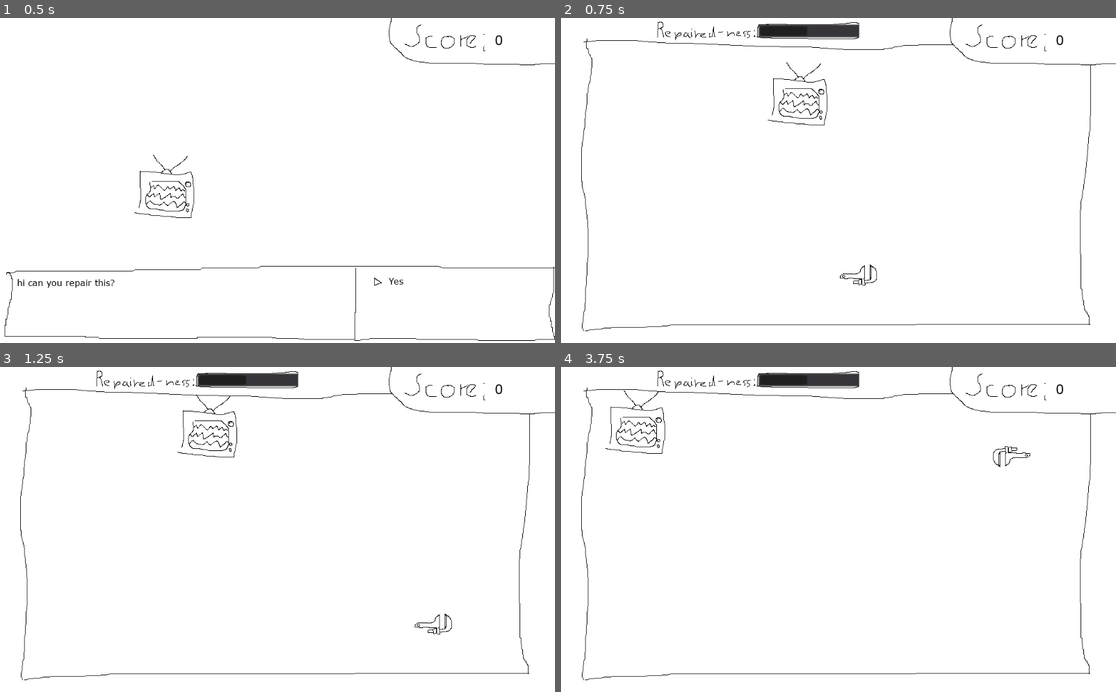
Above: before the commit, frames 1-4 (two rows, left to right).
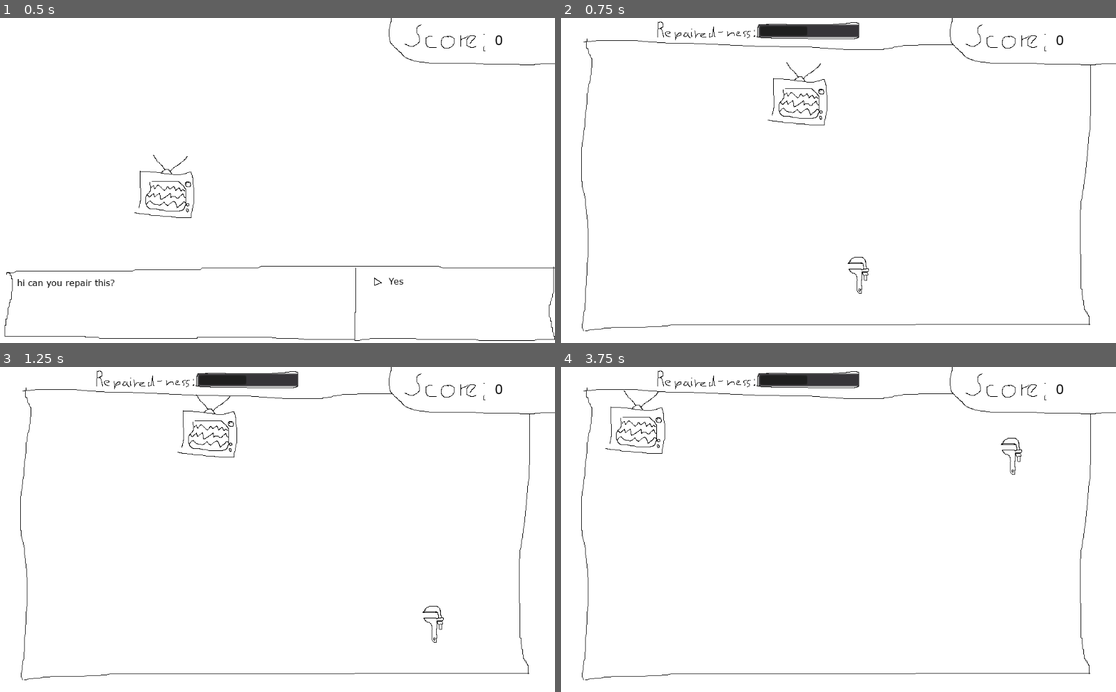
Above: after the commit, the same moments.

Repository: montinevra/repair_anything
Game: Godot game, scene res://scenes/Main.tscn
Same seed, same stepped clock (60 frames per second), same inputs: the game is played once before the commit and once after it.
Inputs:
- Up to frame 1 (0.5 s): no input
- Up to frame 2 (0.75 s): tap Enter (ui_accept) at 0.5 s; hold Right (move_right) from 0.53 s (still down); hold Alt (strafe, bound only after the commit) from 0.53 s (still down)
- Up to frame 3 (1.25 s): keep holding Right (move_right); keep holding Alt (strafe, bound only after the commit); tap Enter (ui_accept) at 0.77, 0.8, 1.07 s
- Up to frame 4 (3.75 s): release Right (move_right) at 1.28 s; release Alt (strafe, bound only after the commit) at 1.28 s; hold Down (move_down) 1.28-2.03 s; tap Enter (ui_accept) at 1.35, 1.52, 1.82, 2.3, 3.02, 3.32 s; tap Alt (strafe, bound only after the commit) at 1.55, 2.85 s; hold Right (move_right) 2.03-2.78 s; tap Space (shoot) at 2.1 s; hold Up (move_up) 2.78-3.53 s; hold Left (move_left) from 3.53 s (still down); hold Alt (strafe, bound only after the commit) from 3.53 s (still down)

Frame 1 is identical in both runs. In frame 2, 0.2% of the frame differs, in the area x 50-58%, y 73-85%; in frame 3, 0.2%; in frame 4, 0.2%, in the area x 77-85%, y 21-34%.

Commit message:
add strafing

Diff:
--- a/project.godot
+++ b/project.godot
@@ -56,6 +56,13 @@
 , Object(InputEventKey,"resource_local_to_scene":false,"resource_name":"","device":0,"alt":false,"shift":false,"control":false,"meta":false,"command":false,"pressed":false,"scancode":90,"unicode":0,"echo":false,"script":null)
  ]
 }
+strafe={
+"deadzone": 0.5,
+"events": [ Object(InputEventKey,"resource_local_to_scene":false,"resource_name":"","device":0,"alt":false,"shift":false,"control":false,"meta":false,"command":false,"pressed":false,"scancode":16777240,"unicode":0,"echo":false,"script":null)
+, Object(InputEventJoypadButton,"resource_local_to_scene":false,"resource_name":"","device":0,"button_index":5,"pressure":0.0,"pressed":false,"script":null)
+, Object(InputEventJoypadButton,"resource_local_to_scene":false,"resource_name":"","device":0,"button_index":4,"pressure":0.0,"pressed":false,"script":null)
+ ]
+}
 
 [layer_names]
 
--- a/scenes/StoreBack.tscn
+++ b/scenes/StoreBack.tscn
@@ -9,6 +9,8 @@
 [ext_resource path="res://fonts/verdana.ttf" type="DynamicFontData" id=7]
 [ext_resource path="res://graphics/DialogPopup.png" type="Texture" id=8]
 [ext_resource path="res://scripts/StoreBack.gd" type="Script" id=9]
+[ext_resource path="res://scripts/Continue.gd" type="Script" id=10]
+
 
 [sub_resource type="CanvasItemMaterial" id=1]
 
@@ -84,6 +86,7 @@
 
 [node name="Continue" type="Node2D" parent="UI/DialogPopup"]
 position = Vector2( 28, 58 )
+script = ExtResource( 10 )
 
 [node name="Graphic" type="Sprite" parent="UI/DialogPopup/Continue"]
 texture = ExtResource( 5 )
--- /dev/null
+++ b/scripts/Continue.gd
@@ -0,0 +1,8 @@
+extends Node2D
+
+signal sig_pressed_continue
+
+
+func _input(event):
+	if Input.is_action_just_pressed("ui_accept"):
+		emit_signal("sig_pressed_continue")
--- a/scripts/Player.gd
+++ b/scripts/Player.gd
@@ -24,7 +24,7 @@
 	if m_state == REPAIRING:
 		var velocity = M_SPEED * _get_direction()
 
-		if velocity.length() > 0:
+		if not Input.is_action_pressed("strafe") and velocity.length() > 0:
 			rotation = velocity.angle() + TAU/4
 		move_and_slide(velocity)
 		if m_reloading > 0:
--- a/scripts/StoreBack.gd
+++ b/scripts/StoreBack.gd
@@ -24,8 +24,8 @@
 	m_enemy.connect("sig_fixed", self, "_fixed")
 	m_enemy.connect("sig_borked", self, "_borked")
 	m_ui.remove_child(m_dialog)
-	m_dialog_continue.hide()
-
+	m_dialog.remove_child(m_dialog_continue)
+	m_dialog_continue.connect("sig_pressed_continue", self, "go_front")
 
 func _enter_tree():
 	m_state = REPAIRING
@@ -37,9 +37,9 @@
 	if m_enemy.is_repaired():
 		pass
 #		m_is_repairing = false
-	if m_state == FINISHED and Input.is_action_just_pressed("ui_accept"):
-		m_is_repairing = false
-		go_front()
+#	if m_state == FINISHED and Input.is_action_just_pressed("ui_accept"):
+#		m_is_repairing = false
+#		go_front()
 
 
 func _update_healthbar(t_health):
@@ -48,8 +48,9 @@
 
 
 func go_front():
+	m_is_repairing = false
 	m_ui.remove_child(m_dialog)
-	m_dialog_continue.hide()
+	m_dialog.remove_child(m_dialog_continue)
 	emit_signal("sig_go_front")
 
 
@@ -58,7 +59,7 @@
 
 
 func _on_timer_timeout():
-	m_dialog_continue.show()
+	m_dialog.add_child(m_dialog_continue)
 	m_state = FINISHED
 
 
Not shown: 1 places in scenes/StoreBack.tscn that only renumber resources
